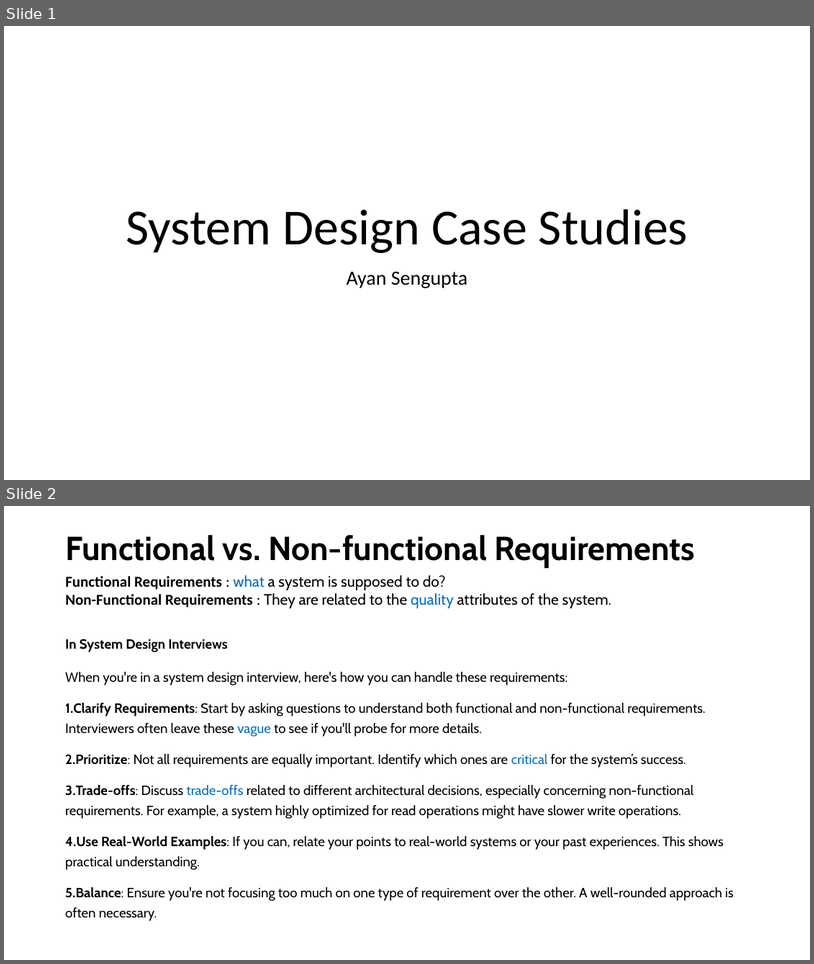
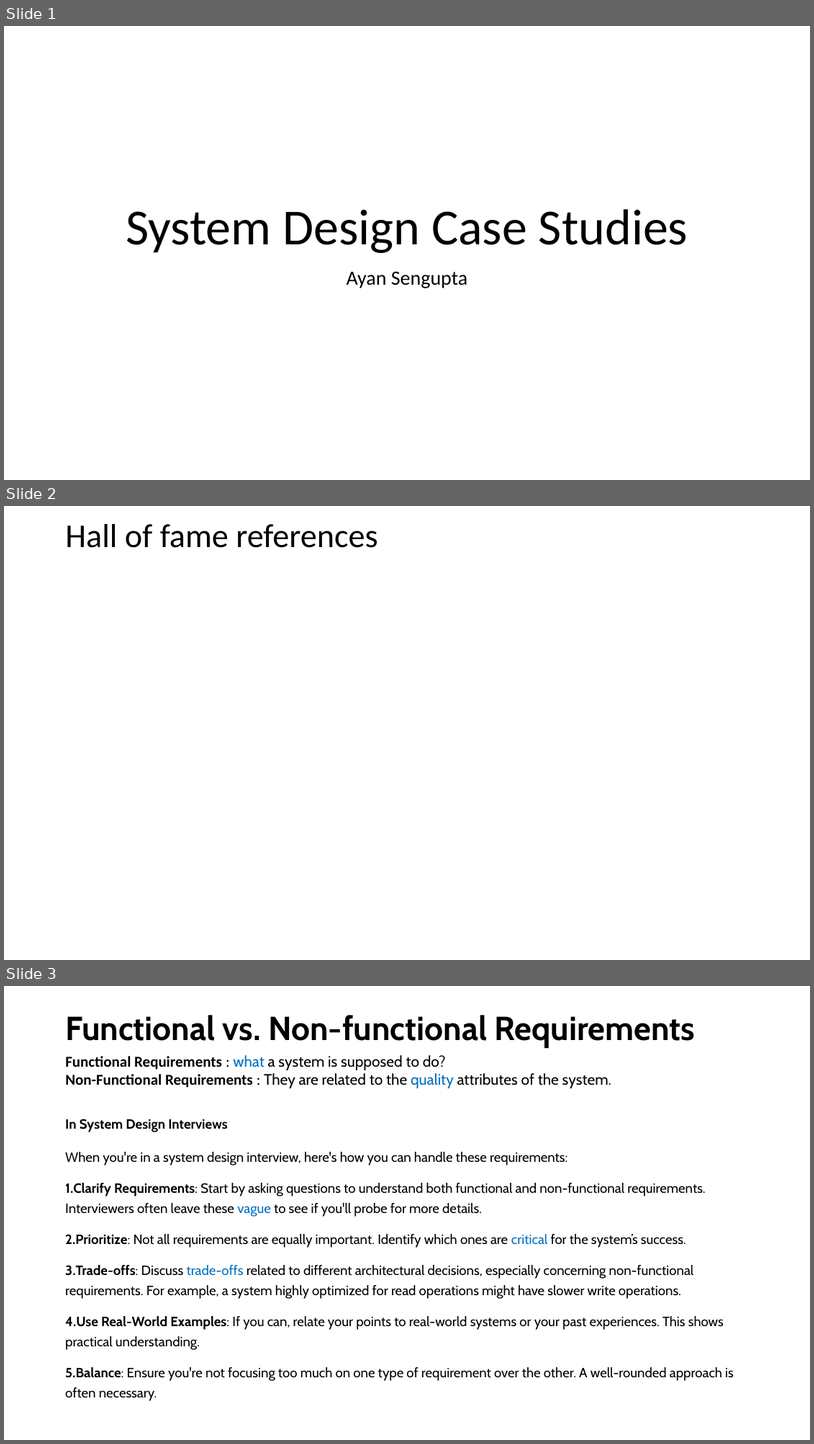
Before and after one commit to as6485/technology, a slide deck: System Design.pptx. Shown one above the other, each under a label of ours: slides 1 and 2 before the commit, slides 1, 2 and 3 after it. The pictures are 814x964 and 814x1444 pixels, drawn with LibreOffice and Linux fonts; fonts in the diff are those of the drawing. Boxes give left, top, right and bottom in pixels: in the first picture for what was removed or moved away, otherwise in the second. Text is boxed around its words. In the diff, an @@ line names an element or a change of style, - is before the commit and + after.

```diff
--- a/System Design.pptx
+++ b/System Design.pptx
@@ slide 2 added at box(4, 506, 810, 960), background #FFFFFF @@
@@ title added at box(65, 524, 378, 548), 39.6 pt, text #000000 @@
+Hall of fame references
@@ what was slide 2 is now slide 3 @@
```
Also in this commit, not shown: 2 slides changed, 1 other slide added, 1 other file.
